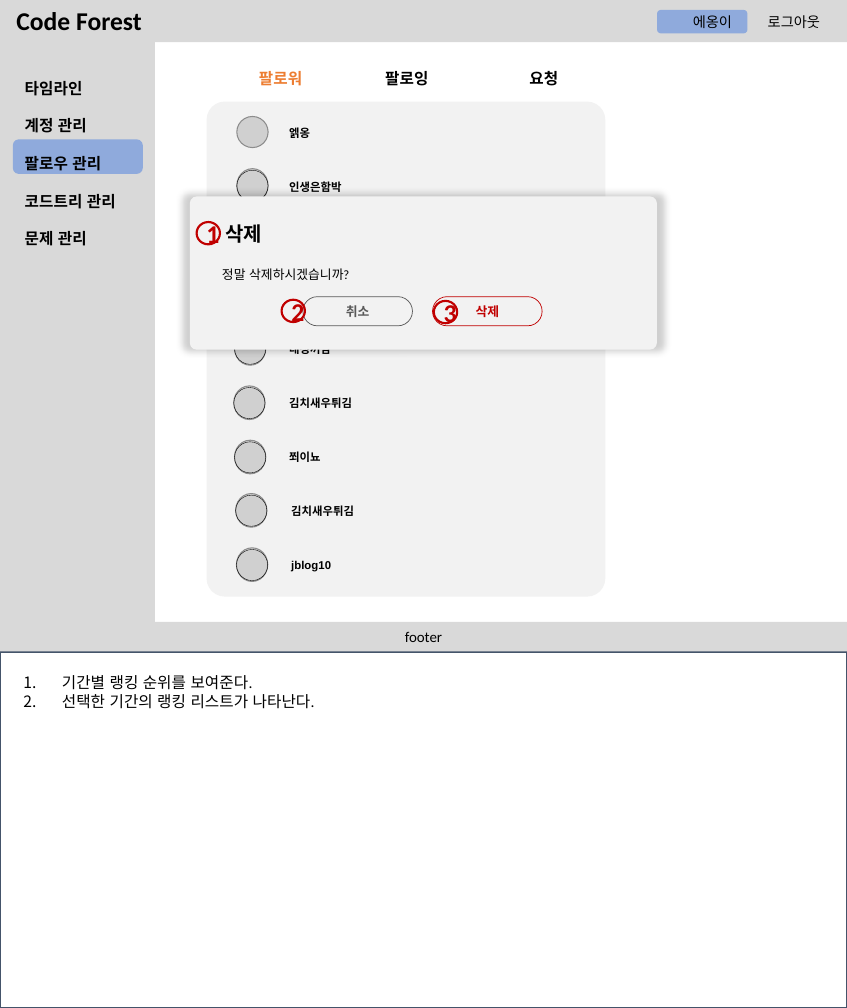
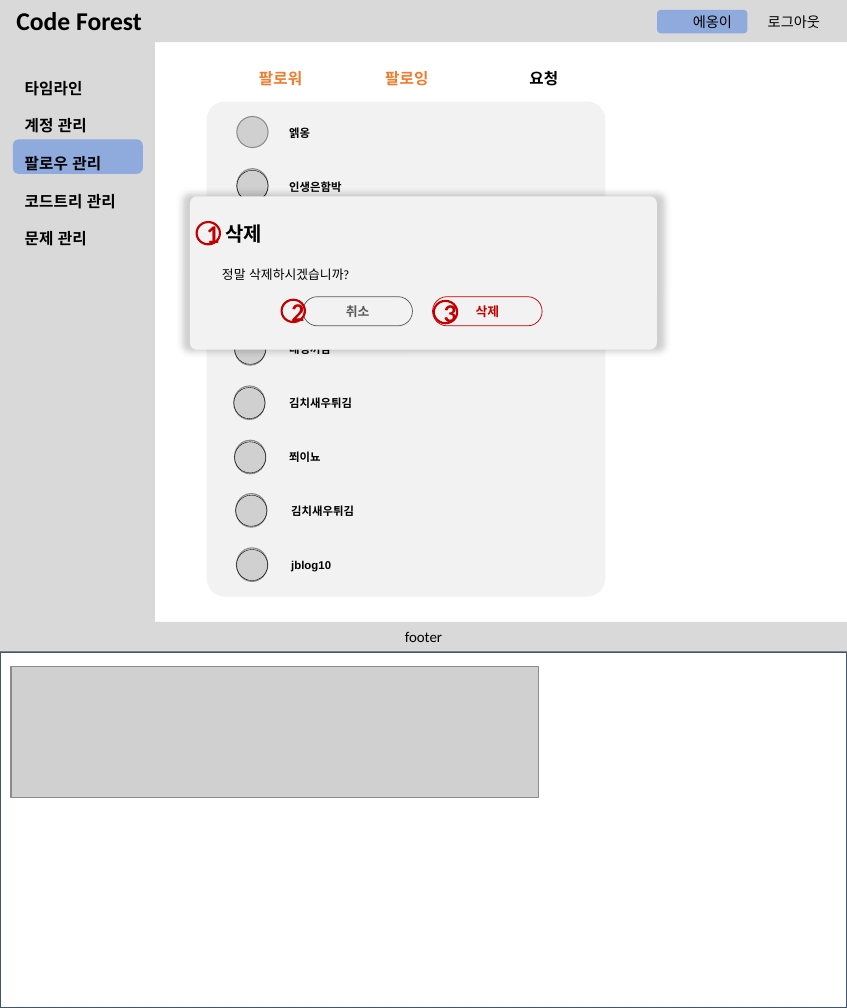
Before and after one commit to btcdd/document, a slide deck: slide 35 of 스토리보드.pptx. Drawn at 847x1008 pixels with LibreOffice and Linux fonts; fonts in the diff are those of the drawing; grey boxes stand for pictures; background and template pictures are left out. Boxes give left, top, right and bottom in pixels: in the first picture for what was removed or moved away, otherwise in the second. Text is boxed around its words. In the diff, an @@ line names an element or a change of style, - is before the commit and + after.

```diff
--- a/스토리보드.pptx
+++ b/스토리보드.pptx
@@ text "팔로잉" at box(385, 71, 428, 86): text colour #000000 to #ED7D31 @@
@@ picture added at box(11, 666, 539, 797) @@
@@ text removed at box(62, 675, 315, 709) @@
-1. 기간별 랭킹 순위를 보여준다.
-2. 선택한 기간의 랭킹 리스트가 나타난다.
```
Also in this commit, not shown: 36 other slides changed, 2 slides removed.
